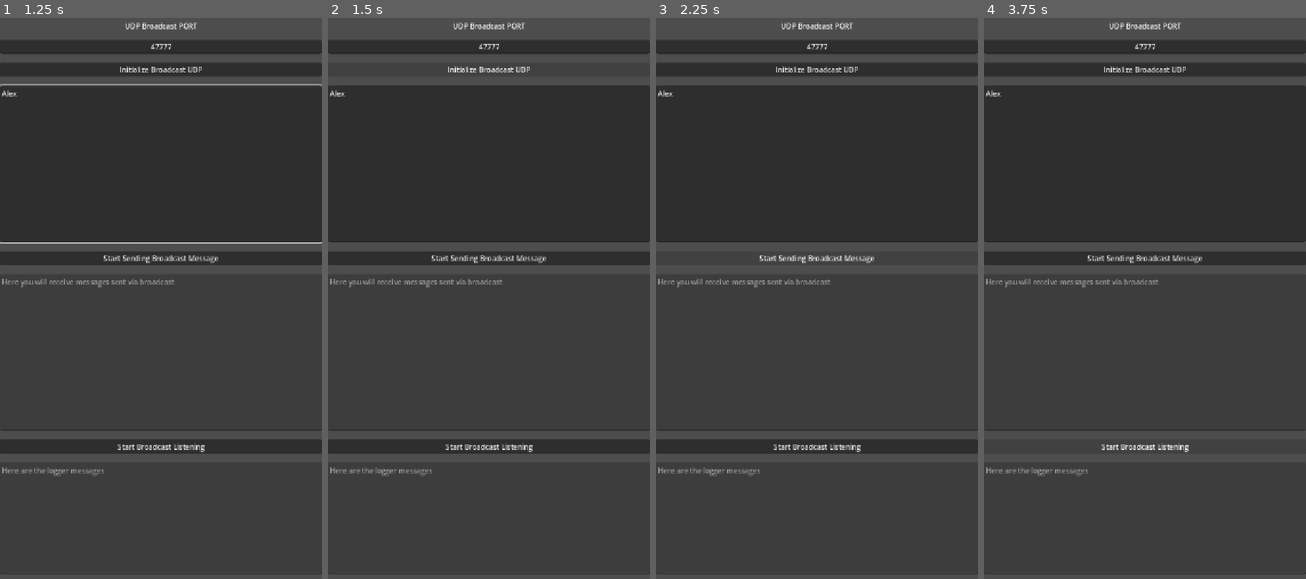
Above: before the commit, frames 1-4 (left to right).
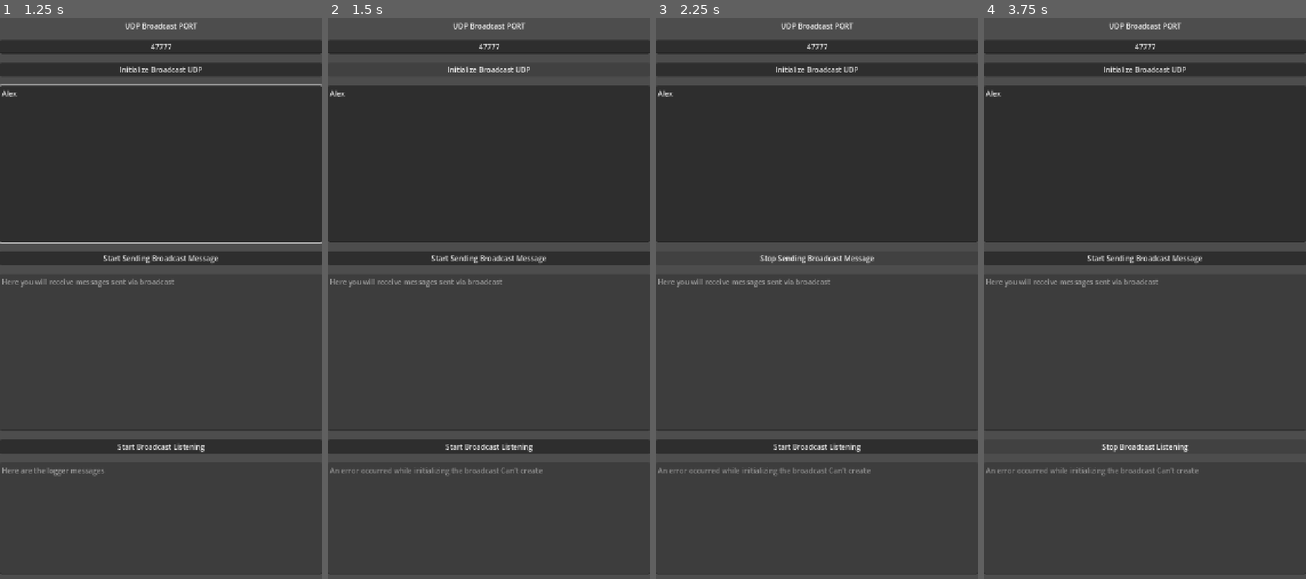
Above: after the commit, the same moments.

Repository: AchcarLucas/Network-Broadcast-Discovery-Godot-Example
Game: Godot game, scene res://scenes/game/BroadcastMainScene.tscn
The game is run twice, just before and just after one commit, with the same random seed, the same clock (stepped at 60 frames per second) and the same inputs.
Inputs (mouse positions are in pixels of both pictures, inside the frame that each line leads up to):
- Up to frame 1 (1.25 s): click (161, 163) at 0.52 s; type "Alex" at 0.6 s
- Up to frame 2 (1.5 s): click "Initialize Broadcast UDP" at 1.25 s
- Up to frame 3 (2.25 s): click "Start Sending Broadcast Messa…" at 2 s
- Up to frame 4 (3.75 s): click "Start Sending Broadcast Messa…" (after the commit: "Stop Sending Broadcast Message") at 2.75 s; click "Start Broadcast Listening" at 3.5 s

Frame 1 is identical in both runs. In frame 2, 0.3% of the frame differs, in the area x 0-67%, y 80-82%; in frame 3, 0.4%; in frame 4, 0.5%, in the area x 0-67%, y 75-82%.
Error before the commit: Parse Error: Identifier "_network_discovery" not declared in the current scope. (res://scripts/game/BroadcastMain.gd:55)

Commit message:
- correção do script de teste BroadcastMain

Diff:
--- a/scripts/game/BroadcastMain.gd
+++ b/scripts/game/BroadcastMain.gd
@@ -2,7 +2,7 @@
 
 var _network_broadcast_discovery: NetworkBroadcastDiscoveryManager
 
-const ANNOUNCE_INTERVAL = 2.0
+const ANNOUNCE_INTERVAL = 1.0
 
 var _start_sending_broadcast: bool = false
 var _start_listing_broadcast: bool = false
@@ -52,11 +52,11 @@
 func _on_start_stop_broadcast_button_pressed() -> void:
 	print(" - %s - %d" % [get_stack()[0]["function"], get_instance_id()])
 
-	if _network_discovery == null:
-		_network_discovery = NetworkDiscoveryManager.new()
+	if _network_broadcast_discovery == null:
+		_network_broadcast_discovery = NetworkBroadcastDiscoveryManager.new()
 
 		var port:int = int(%UDPPortLineEdit.text)
-		var error = _network_discovery.initialize(port)
+		var error = _network_broadcast_discovery.initialize(port)
 
 		if error != Error.OK:
 			_append_broadcast_logger(
@@ -70,8 +70,8 @@
 
 		%StartStopBroadcastButton.text = "Close Broadcast UDP"
 	else:
-		_network_discovery.close()
-		_network_discovery = null
+		_network_broadcast_discovery.close()
+		_network_broadcast_discovery = null
 
 		_append_broadcast_logger(
 			"The broadcast bind was successfully closed"
